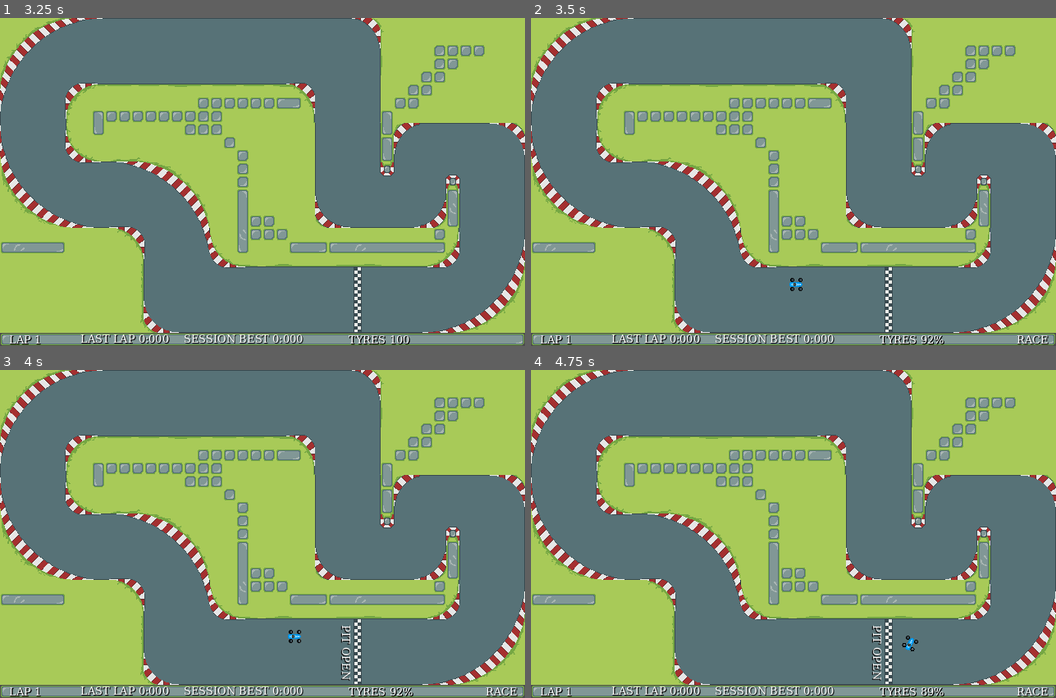
Above: before the commit, frames 1-4 (two rows, left to right).
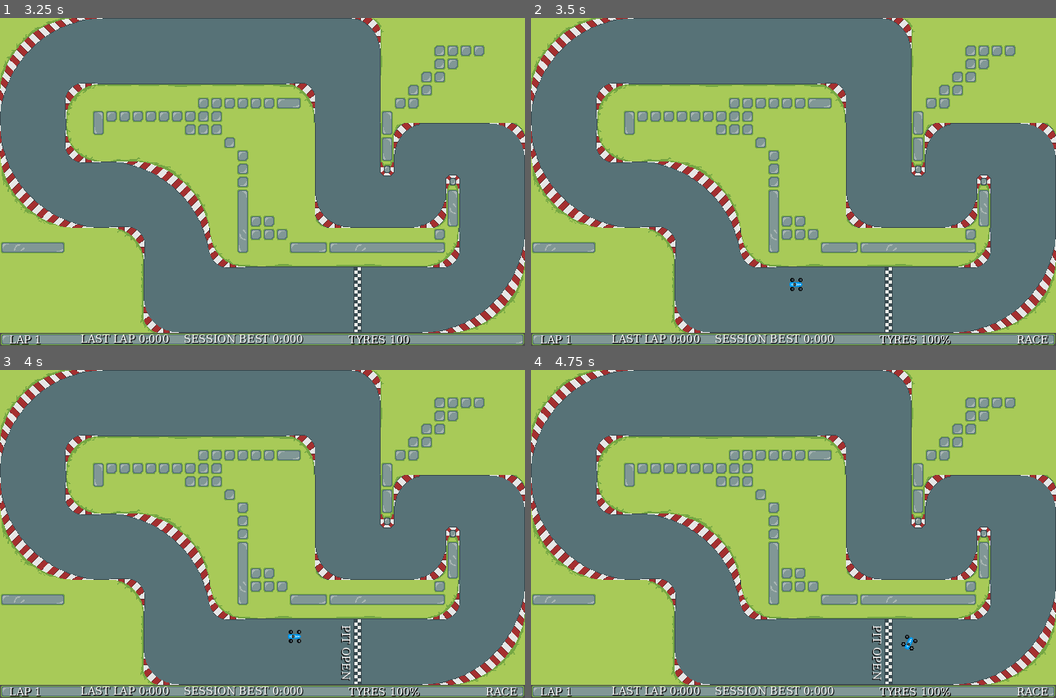
Above: after the commit, the same moments.

Repository: itjope/slide-on-slicks
Game: Godot game, scene res://world.tscn
The game is run twice, just before and just after one commit, with the same random seed, the same clock (stepped at 60 frames per second) and the same inputs.
Inputs:
- Up to frame 1 (3.25 s): tap Enter (enter) at 0.5, 2.1, 2.75 s; hold Right (steerRight) 0.53-1.25 s; hold Down (break) 0.53-1.25 s; click "Host" at 1.25 s; tap Space (kryckan) at 2 s; hold Left (steerLeft) 2.03-2.78 s; hold Right (steerRight) from 2.78 s (still down); hold Space (kryckan) from 2.78 s (still down)
- Up to frame 2 (3.5 s): keep holding Right (steerRight); keep holding Space (kryckan)
- Up to frame 3 (4 s): release Right (steerRight) at 3.53 s; release Space (kryckan) at 3.53 s; hold Up (accelerate) from 3.53 s (still down); tap P (togglePit) at 3.6 s
- Up to frame 4 (4.75 s): release Up (accelerate) at 4.28 s; hold Left (steerLeft) from 4.28 s (still down); hold Down (break) from 4.28 s (still down)

Frame 1 is identical in both runs. In frame 2, 0.1% of the frame differs, in the area x 74-80%, y 96-100%; in frame 3, 0.1%; in frame 4, 0.2%, in the area x 70-80%, y 80-100%.

Commit message:
Traction and wear based on tyre

Diff:
--- a/car.gd
+++ b/car.gd
@@ -15,10 +15,14 @@
 var max_speed = 1000
 var max_speed_reverse = 300
 var slip_speed = 190
-var tyre_wear_factor = 0.999
-var initial_traction_fast = 0.0025
+var tyre_wear_factors = [0.99990, 0.99993, 0.99995, 0.999]
+var fast_tractions_by_tyre = [0.0027, 0.0025, 0.0022, 0.001]
+var slow_tractions_by_tyre = [0.025, 0.022, 0.020, 0.010]
+
+var tyre_wear_factor = 1
+#var initial_traction_fast = 0.0025
 var traction_fast = 0.0025
-var initial_traction_slow = 0.02
+#var initial_traction_slow = 0.02
 var traction_slow = 0.02
 var traction_grass = 0.001
 var steering_angle = steering_angle_default
@@ -70,7 +74,14 @@
 	set_floor_snap_length(0.0)
 	player_nick_label.text = player_nick
 	audio_listener.make_current()
+	update_tyre(current_tyre)
 	#animation_node.set_animation(car_animation_color)
+
+func update_tyre(tyre):
+	current_tyre = tyre
+	tyre_wear_factor = tyre_wear_factors[tyre]
+	traction_fast = fast_tractions_by_tyre[tyre]
+	traction_slow = slow_tractions_by_tyre[tyre]
 
 
 func _input(event):
@@ -204,9 +215,8 @@
 	if not is_multiplayer_authority():
 		return
 	surface = surfaces.TARMAC
-	current_tyre = tyre
-	traction_fast = initial_traction_fast
-	traction_slow = initial_traction_slow
+	update_tyre(tyre)
+
 	collision_shape.disabled = false
 	animation_node.self_modulate = Color(1, 1, 1, 1)
 
@@ -240,7 +250,7 @@
 	grass_particles_right.emitting = emit_grass_right
 
 	if is_multiplayer_authority():
-		tyre_health_changed.emit(traction_slow / initial_traction_slow)
+		tyre_health_changed.emit(traction_slow / slow_tractions_by_tyre[current_tyre])
 
 	if not is_multiplayer_authority():
 		# TODO: Use a better way to calculate weight
